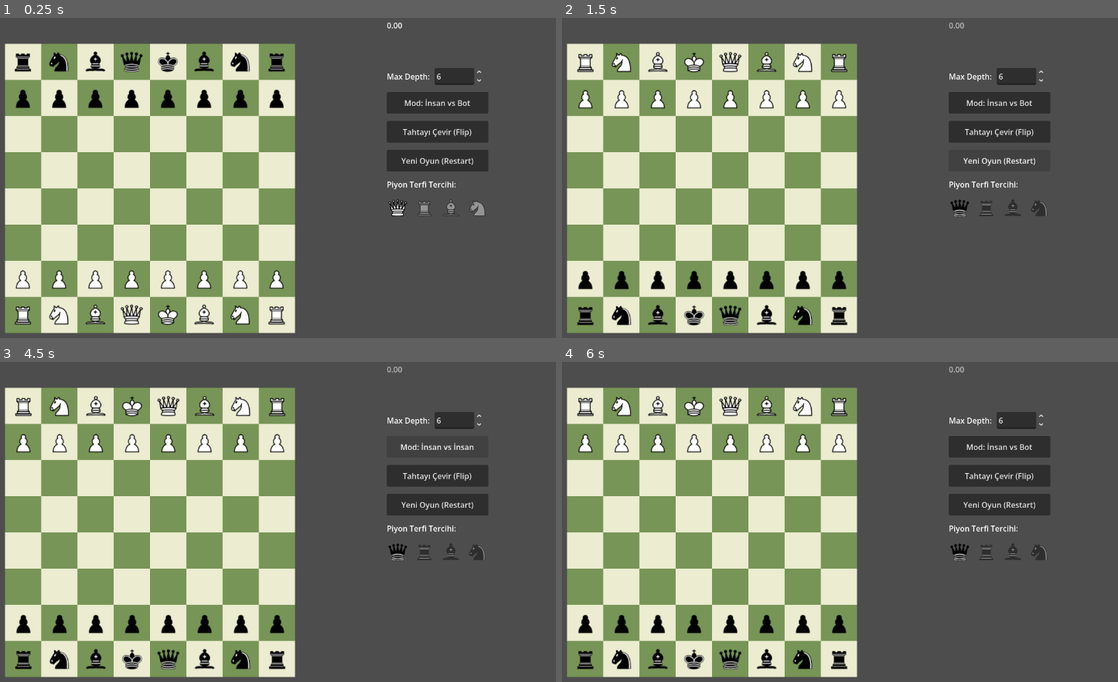
Above: before the commit, frames 1-4 (two rows, left to right).
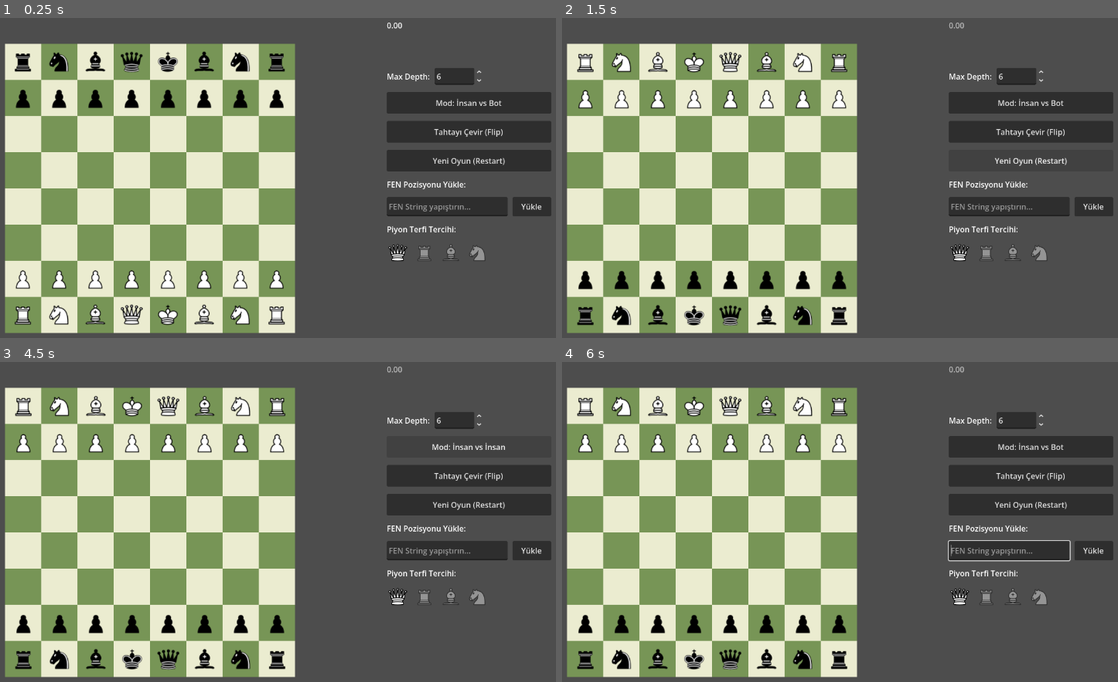
Above: after the commit, the same moments.

Repository: AykutKocak0/Chess-Engine-Project
Game: Godot game, scene res://node_2d.tscn
The game is run twice, just before and just after one commit, with the same random seed, the same clock (stepped at 60 frames per second) and the same inputs. Before the commit the project has no main scene; this scene is started directly in both runs.
Inputs (mouse positions are in pixels of both pictures, inside the frame that each line leads up to):
- Up to frame 1 (0.25 s): no input
- Up to frame 2 (1.5 s): click "Tahtayı Çevir (Flip)" at 0.5 s; click "Yeni Oyun (Restart)" at 1.25 s
- Up to frame 3 (4.5 s): click (533, 550) at 2 s, where only the run after the commit has a clickable "Yükle"; click "Yeni Oyun (Restart)" at 2.75 s; click "Yeni Oyun (Restart)" at 3.5 s; click "Mod: İnsan vs Bot" at 4.25 s
- Up to frame 4 (6 s): click "Mod: İnsan vs İnsan" at 5 s; click (962, 550) at 5.77 s

The runs differ from the first frame. In frame 1, 4.8% of the frame differs, in the area x 69-100%, y 23-76%; in frame 2, 4.0%; in frame 3, 4.0%; in frame 4, 4.8%.

Commit message:
Fen Parsing Added

Diff:
--- a/Chess Engine Visualizer/node_2d.gd
+++ b/Chess Engine Visualizer/node_2d.gd
@@ -38,6 +38,9 @@
 var depth_spinbox: SpinBox = null
 var active_promotion_piece: String = "q"
 var is_debug_sandbox_mode: bool = false
+var current_board_fen: String = ""
+var fen_input_field: LineEdit = null
+var fen_load_btn: Button = null
 
 func _ready():
 	DisplayServer.window_set_size(Vector2i(1280, 800))
@@ -91,6 +94,25 @@
 	restart_button.pressed.connect(self.restart_game)
 	menu_container.add_child(restart_button)
 
+	var fen_label = Label.new()
+	fen_label.text = "FEN Pozisyonu Yükle:"
+	menu_container.add_child(fen_label)
+
+	var fen_hbox = HBoxContainer.new()
+	fen_hbox.add_theme_constant_override("separation", 10)
+	menu_container.add_child(fen_hbox)
+
+	fen_input_field = LineEdit.new()
+	fen_input_field.placeholder_text = "FEN String yapıştırın..."
+	fen_input_field.custom_minimum_size = Vector2(250, 40)
+	fen_hbox.add_child(fen_input_field)
+
+	fen_load_btn = Button.new()
+	fen_load_btn.text = "Yükle"
+	fen_load_btn.custom_minimum_size = Vector2(80, 40)
+	fen_load_btn.pressed.connect(self.load_custom_fen)
+	fen_hbox.add_child(fen_load_btn)
+
 	var promo_label = Label.new()
 	promo_label.text = "Piyon Terfi Tercihi:"
 	menu_container.add_child(promo_label)
@@ -134,6 +156,9 @@
 	grid_container.add_theme_constant_override("h_separation", 0)
 	grid_container.add_theme_constant_override("v_separation", 0)
 	grid_container.position = BOARD_OFFSET
+
+	current_board_fen = generate_fen_from_array(starting_board)
+
 	setup_board()
 	start_chess_engine()
 
@@ -182,6 +207,126 @@
 						process_engine_line(final_line)
 				else:
 					output_buffer += character
+
+func generate_fen_from_array(board_array: Array) -> String:
+	var fen_rows = []
+	for row in range(8):
+		var fen_row = ""
+		var empty_count = 0
+		for col in range(8):
+			var piece = board_array[row][col]
+			if piece == "":
+				empty_count += 1
+			else:
+				if empty_count > 0:
+					fen_row += str(empty_count)
+					empty_count = 0
+				var color_char = piece.substr(0, 1)
+				var type_char = piece.substr(1, 1)
+				if color_char == "w":
+					fen_row += type_char.to_upper()
+				else:
+					fen_row += type_char.to_lower()
+		if empty_count > 0:
+			fen_row += str(empty_count)
+		fen_rows.append(fen_row)
+
+	var fen_string = "/".join(fen_rows)
+	fen_string += " w KQkq - 0 1"
+	return fen_string
+
+func load_custom_fen():
+	if fen_input_field == null or fen_load_btn == null: return
+	var raw_fen = fen_input_field.text.strip_edges()
+	if raw_fen == "": return
+
+	var fen_regex = RegEx.new()
+	fen_regex.compile(r"\s*^(((?:[rnbqkpRNBQKP1-8]+\/){7})[rnbqkpRNBQKP1-8]+)\s([b|w])\s(-|[K|Q|k|q]{1,4})\s(-|[a-h][1-8])\s(\d+\s\d+)$")
+
+	var regex_match = fen_regex.search(raw_fen)
+	if not regex_match:
+		print("[HATA]: Geçersiz FEN formatı! Girdi resmi satranç standartlarına uymuyor.")
+		fen_load_btn.modulate = Color(1, 0.3, 0.3)
+		return
+
+	var parts = raw_fen.split(" ")
+	var fen_rows = parts[0].split("/")
+
+	for row_idx in range(8):
+		var current_row_str = fen_rows[row_idx]
+		var square_count_in_row = 0
+		for char_idx in range(current_row_str.length()):
+			var ch = current_row_str[char_idx]
+			if ch.is_valid_int():
+				square_count_in_row += int(ch)
+			else:
+				square_count_in_row += 1
+		if square_count_in_row != 8:
+			print("[HATA]: Satırdaki kare sayısı 8 olmak zorundadır! Hatalı satır: ", row_idx + 1)
+			fen_load_btn.modulate = Color(1, 0.3, 0.3)
+			return
+
+	print("[Sistem]: Özel FEN başarıyla doğrulandı ve yükleniyor: ", raw_fen)
+	fen_load_btn.modulate = Color(1, 1, 1)
+
+	move_history.clear()
+	is_waiting_for_legal_check = false
+	dragging_piece = null
+	pending_move = ""
+	current_board_fen = raw_fen
+
+	for child in grid_container.get_children():
+		child.queue_free()
+
+	for row in range(8):
+		var fen_row = fen_rows[row]
+		var col = 0
+		var i = 0
+
+		while i < fen_row.length() and col < 8:
+			var c = fen_row[i]
+			if c.is_valid_int():
+				var empty_squares = int(c)
+				for s in range(empty_squares):
+					if col < 8:
+						var square = ColorRect.new()
+						square.custom_minimum_size = Vector2(SQUARE_SIZE, SQUARE_SIZE)
+						square.color = COLOR_LIGHT if (row + col) % 2 == 0 else COLOR_DARK
+						grid_container.add_child(square)
+						col += 1
+			else:
+				var square = ColorRect.new()
+				square.custom_minimum_size = Vector2(SQUARE_SIZE, SQUARE_SIZE)
+				square.color = COLOR_LIGHT if (row + col) % 2 == 0 else COLOR_DARK
+				grid_container.add_child(square)
+
+				var piece_color = "w" if c == c.to_upper() else "b"
+				var piece_type = c.to_upper()
+				var piece_name = piece_color + piece_type
+
+				var piece_sprite = Sprite2D.new()
+				var path = "res://" + piece_name + ".svg"
+				if ResourceLoader.exists(path):
+					piece_sprite.texture = load(path)
+					piece_sprite.position = Vector2(SQUARE_SIZE / 2, SQUARE_SIZE / 2)
+					piece_sprite.scale = Vector2(SQUARE_SIZE / 64.0, SQUARE_SIZE / 64.0)
+					piece_sprite.set_meta("piece_name", piece_name)
+					piece_sprite.centered = true
+					piece_sprite.rotation = PI if is_board_flipped else 0.0
+					square.add_child(piece_sprite)
+				col += 1
+			i += 1
+
+	send_to_engine("ucinewgame")
+	send_to_engine("position fen " + current_board_fen)
+	eval_label.text = "0.00"
+	eval_label.modulate = Color.GRAY
+
+	var active_color = parts[1].to_lower()
+	if not is_debug_sandbox_mode:
+		var bot_color = "b" if not is_board_flipped else "w"
+		if active_color == bot_color:
+			trigger_engine_search()
 
 func process_engine_line(line: String):
 	print("[Botkut]: ", line)
@@ -335,14 +480,22 @@
 						var piece_name = child.get_meta("piece_name") if child.has_meta("piece_name") else ""
 						var is_white_turn = (move_history.size() % 2 == 0)
 
+						var current_active_color = "w"
+						var fen_parts = current_board_fen.split(" ")
+						if fen_parts.size() > 1:
+							current_active_color = fen_parts[1]
+
+						var real_turn = "w" if is_white_turn else "b"
+						if fen_parts.size() > 1 and current_active_color == "b":
+							real_turn = "b" if is_white_turn else "w"
+
 						if is_debug_sandbox_mode:
-							var expected_color = "w" if is_white_turn else "b"
-							if not piece_name.begins_with(expected_color):
-								print("[Sandbox]: Şu an hamle sırası ", "Beyazda!" if is_white_turn else "Siyahta!")
+							if not piece_name.begins_with(real_turn):
+								print("[Sandbox]: Şu an hamle sırası ", "Beyazda!" if real_turn == "w" else "Siyahta!")
 								return
 						else:
 							var human_color = "b" if is_board_flipped else "w"
-							var is_my_turn = (is_white_turn and human_color == "w") or (not is_white_turn and human_color == "b")
+							var is_my_turn = (real_turn == human_color)
 
 							if not is_my_turn or not piece_name.begins_with(human_color):
 								print("[Sistem]: Şu an sizin sıranız değil veya rakip taşı seçtiniz!")
@@ -377,8 +530,11 @@
 				print("Tahta Ters mi ", is_board_flipped)
 				print("[Sistem] Gönderilen UCI Hamlesi: ", uci_move)
 
-				var moves_str = " ".join(move_history)
-				send_to_engine("position startpos moves " + moves_str)
+				var position_cmd = "position fen " + current_board_fen
+				if move_history.size() > 0:
+					position_cmd += " moves " + " ".join(move_history)
+
+				send_to_engine(position_cmd)
 				send_to_engine("checklegal " + uci_move)
 				dragging_piece.global_position = get_global_mouse_position()
 			else:
@@ -390,9 +546,12 @@
 	if depth_spinbox != null:
 		current_depth = int(depth_spinbox.value)
 
-	var moves_str = " ".join(move_history)
-	send_to_engine("position startpos moves " + moves_str)
-	send_to_engine("go depth " + str(current_depth)+" wtime 4000 btime 4000 movestogo 1")
+	var position_cmd = "position fen " + current_board_fen
+	if move_history.size() > 0:
+		position_cmd += " moves " + " ".join(move_history)
+
+	send_to_engine(position_cmd)
+	send_to_engine("go depth " + str(current_depth) + " wtime 4000 btime 4000 movestogo 1")
 
 func make_engine_move(uci_move: String):
 	if uci_move.length() < 4: return
@@ -543,9 +702,10 @@
 	is_waiting_for_legal_check = false
 	dragging_piece = null
 	pending_move = ""
+	current_board_fen = generate_fen_from_array(starting_board)
 	setup_board()
 	send_to_engine("ucinewgame")
-	send_to_engine("position startpos")
+	send_to_engine("position fen " + current_board_fen)
 	eval_label.text = "0.00"
 	eval_label.modulate = Color.GRAY
 	if is_board_flipped:
--- a/Chess Engine Visualizer/project.godot
+++ b/Chess Engine Visualizer/project.godot
@@ -11,6 +11,7 @@
 [application]
 
 config/name="Chess Visualizer"
+run/main_scene="uid://x7opw4o0yax4"
 config/features=PackedStringArray("4.6", "Forward Plus")
 config/icon="res://icon.svg"
 
Not shown, changed: .gitignore
Not shown, changed: Chess Engine/Board.cpp
